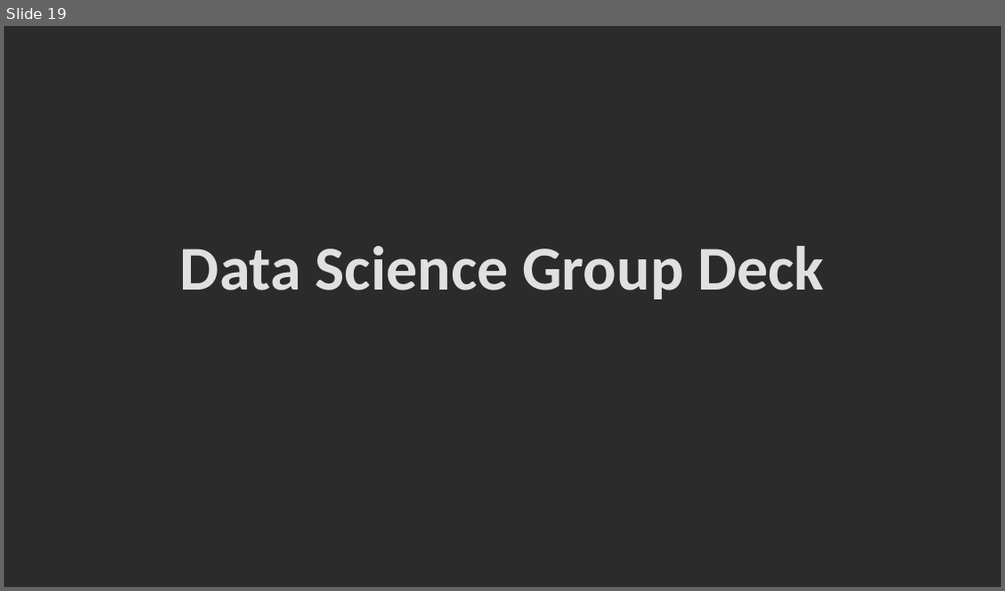
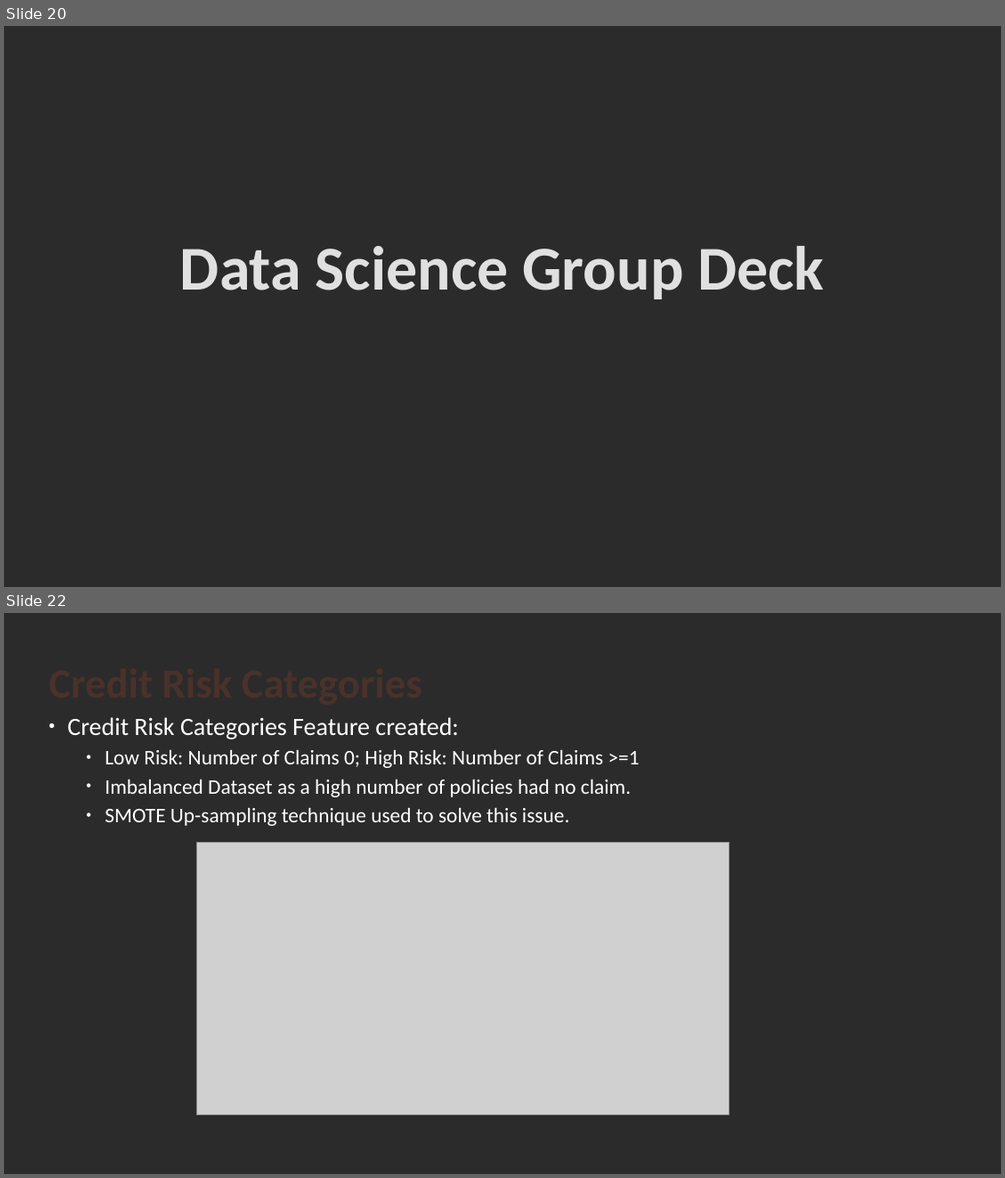
Before and after one commit to suhitasva/Auto_Insurance_Study, a slide deck: Insurance_Case_Study_Results_SVA.pptx. Shown one above the other, each under a label of ours: slide 19 before the commit, slides 20 and 22 after it; the slides between them are not shown. The pictures are 1005x591 and 1005x1178 pixels, drawn with LibreOffice and Linux fonts; fonts in the diff are those of the drawing; grey boxes stand for pictures; background and template pictures are left out; a plain dark background stands for a picture behind light text. Boxes give left, top, right and bottom in pixels: in the first picture for what was removed or moved away, otherwise in the second. Text is boxed around its words. In the diff, an @@ line names an element or a change of style, - is before the commit and + after.

```diff
--- a/Insurance_Case_Study_Results_SVA.pptx
+++ b/Insurance_Case_Study_Results_SVA.pptx
@@ slide 22 added at <box>4,613,1001,1174</box>, background picture (left out) @@
@@ title added at <box>67,717,287,739</box>, 40 pt, text #4A3128, bold @@
+Credit Risk Categories
@@ text added at <box>105,717,639,826</box>, 20 pt, text #FFFFFF @@
+• Credit Risk Categories Feature created:
+  • Low Risk: Number of Claims 0; High Risk: Number of Claims >=1
+  • Imbalanced Dataset as a high number of policies had no claim.
+  • SMOTE Up-sampling technique used to solve this issue.
@@ picture added at <box>197,843,728,1116</box> @@
@@ what was slide 19 is now slide 20 @@
```
Also in this commit, not shown: 7 other slides added.
